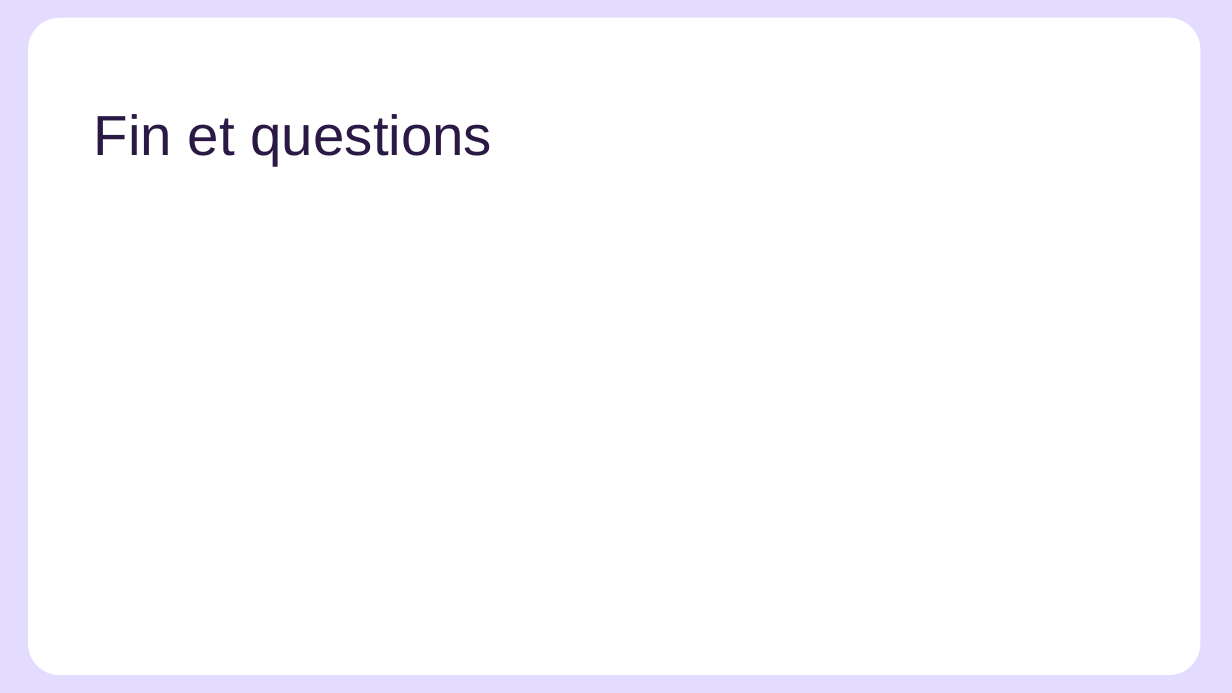
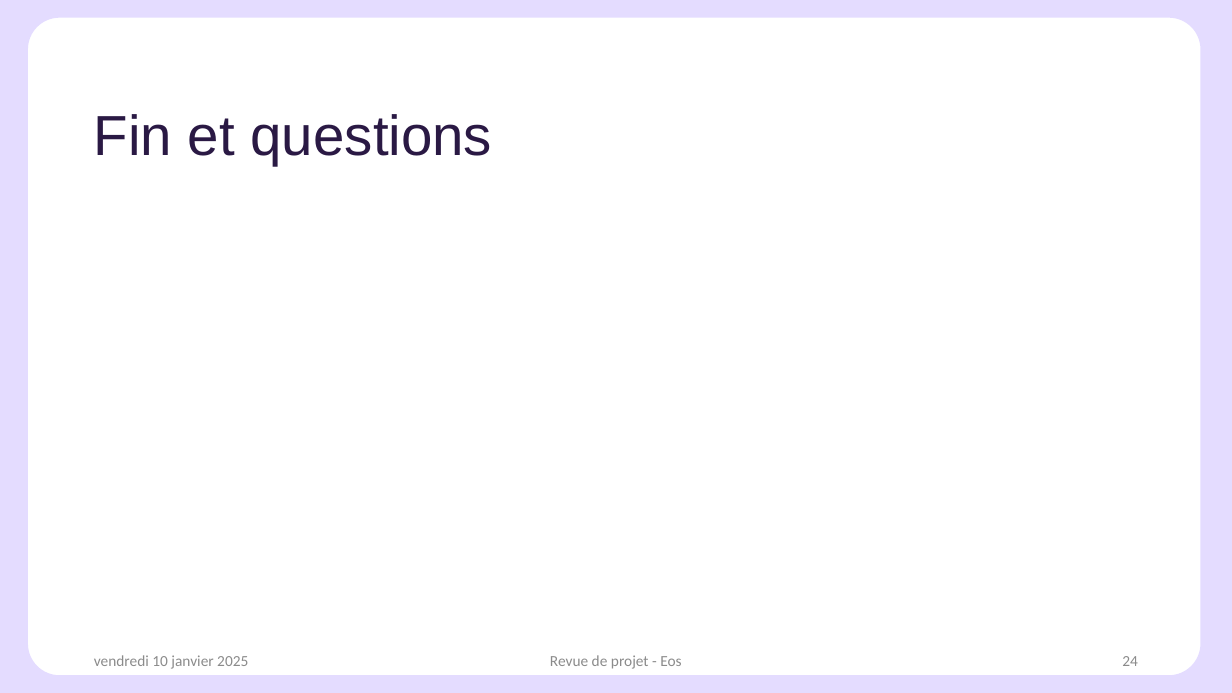
Before and after one commit to Sylvain-BROCAS/Starget, a slide deck: slide 24 of Starget.pptx (slide 20 before the commit). Drawn at 1232x693 pixels with LibreOffice and Linux fonts; fonts in the diff are those of the drawing; background and template pictures are left out. Boxes give left, top, right and bottom in pixels: in the first picture for what was removed or moved away, otherwise in the second. Text is boxed around its words. In the diff, an @@ line names an element or a change of style, - is before the commit and + after.

```diff
--- a/Starget.pptx
+++ b/Starget.pptx
@@ text added at <box>94,655,248,669</box>, 12 pt, text #8C8C8C @@
+vendredi 10 janvier 2025
@@ text added at <box>550,655,681,669</box>, 12 pt, text #8C8C8C @@
+Revue de projet - Eos
@@ page number added at <box>1122,656,1138,666</box>, 12 pt, text #8C8C8C @@
+24
```
Also in this commit, not shown: 16 other slides changed, 7 slides added, 3 slides removed.
